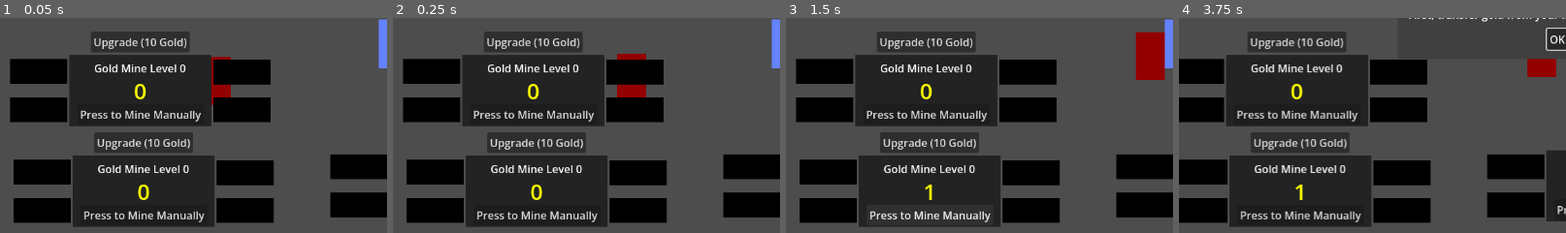
Above: before the commit, frames 1-4 (left to right).
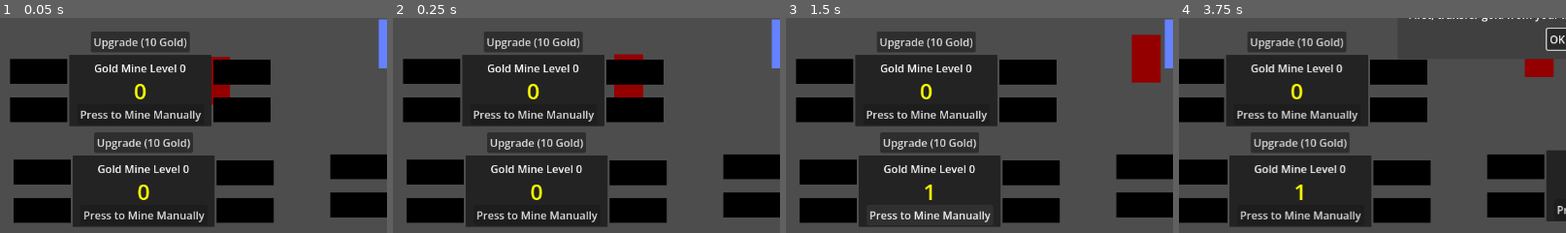
Above: after the commit, the same moments.

Repository: matrndev/gold-game
Game: Godot game, scene res://scenes/dropoff_maze.tscn
Same seed, same stepped clock (60 frames per second), same inputs: the game is played once before the commit and once after it. This scene is started directly instead of the project's main scene.
Inputs (mouse positions are % of the whole screen's width and height, from its top left):
- Up to frame 1 (0.05 s): no input
- Up to frame 2 (0.25 s): no input
- Up to frame 3 (1.5 s): click (35, 63) at 0.52 s; click "Press to Mine Manually" at 1.25 s
- Up to frame 4 (3.75 s): click "Upgrade (10 Gold)" at 2 s; click "OK" at 2.75 s; tap Enter at 3.5 s; hold D (move_right) from 3.53 s (still down)
The pictures show only the part of the screen within x 1-51%, y 50-100%; the shares and areas given below are measured in that part.

The runs differ from the first frame. In frame 1, less than 0.1% of the frame differs, in the area x 59-60%, y 18-37%; in frame 2, 0.2%; in frame 3, 0.7%, in the area x 89-98%, y 6-31%; in frame 4, 0.1%.

Commit message:
add enemy auto spawning + ability to kill them

Diff:
--- a/scenes/enemy.tscn
+++ b/scenes/enemy.tscn
@@ -31,8 +31,14 @@
 debug_color = Color(1.4439225e-06, 0.63154477, 0.4643941, 0.41960785)
 
 [node name="StealingTimer" type="Timer" parent="." unique_id=1213336987]
-wait_time = 0.1
+wait_time = 0.3
+
+[node name="KillButton" type="Button" parent="." unique_id=1358732599]
+offset_right = 43.0
+offset_bottom = 71.0
+flat = true
 
 [connection signal="body_entered" from="Area2D" to="." method="_on_area_2d_body_entered"]
 [connection signal="body_exited" from="Area2D" to="." method="_on_area_2d_body_exited"]
 [connection signal="timeout" from="StealingTimer" to="." method="_on_stealing_timer_timeout"]
+[connection signal="pressed" from="KillButton" to="." method="_on_kill_button_pressed"]
--- /dev/null
+++ b/scripts/dropoff_maze.gd
@@ -0,0 +1,10 @@
+extends Node2D
+
+var enemy_scene
+
+
+func _on_enemy_spawn_timer_timeout() -> void:
+	enemy_scene = load("res://scenes/enemy.tscn").instantiate()
+	enemy_scene.position.x = randi_range(0, 1152)
+	enemy_scene.position.x = randi_range(0, 648)
+	add_child(enemy_scene)
--- a/scripts/enemy.gd
+++ b/scripts/enemy.gd
@@ -1,6 +1,7 @@
 extends CharacterBody2D
 
-@export var movement_speed: float = 170.0
+@export var movement_speed: float = 150.0
+@export var health: int = 8
 var movement_target_position: Vector2
 
 @onready var navigation_agent: NavigationAgent2D = $NavigationAgent2D
@@ -47,3 +48,15 @@
 		return
 	StoredStats.gold_inventory -= 1
 	StoredStats.gold_transactions.append(-1)
+
+var tween: Tween
+func _on_kill_button_pressed() -> void:
+	$ColorRect.modulate = Color(0.26, 0.004, 0.161, 1.0)
+	if tween:
+		tween.kill()
+	tween = create_tween()
+	tween.tween_property($ColorRect, "modulate", Color.WHITE, 0.3)
+
+	health -= 1
+	if health == 0:
+		queue_free()
Not shown, added: scripts/dropoff_maze.gd.uid
